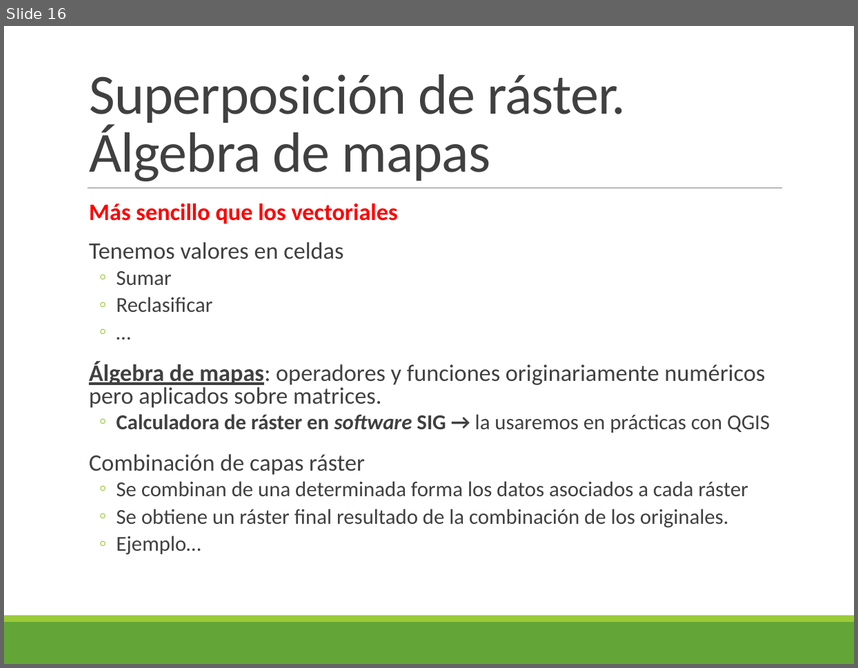
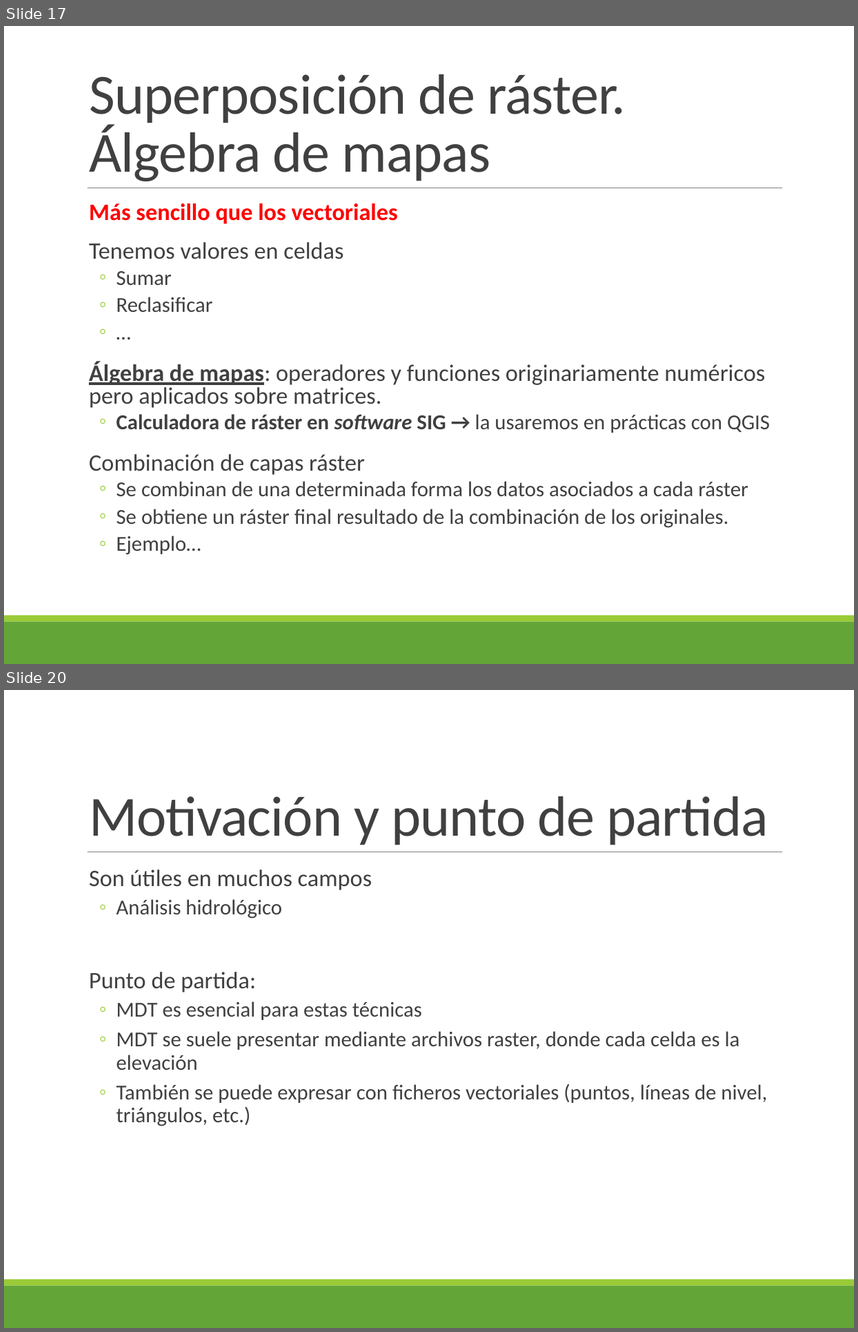
Before and after one commit to alonso-bh/SIG, a slide deck: T5/Tema 5.pptx. Shown one above the other, each under a label of ours: slide 16 before the commit, slides 17 and 20 after it; the slides between them are not shown. The pictures are 858x668 and 858x1332 pixels, drawn with LibreOffice and Linux fonts; fonts in the diff are those of the drawing. Boxes give left, top, right and bottom in pixels: in the first picture for what was removed or moved away, otherwise in the second. Text is boxed around its words. In the diff, an @@ line names an element or a change of style, - is before the commit and + after.

```diff
--- a/T5/Tema 5.pptx
+++ b/T5/Tema 5.pptx
@@ slide 20 added at <box>4,690,854,1328</box>, background #FFFFFF; not listed: 3 template elements that a slide beside it also shows @@
@@ title added at <box>89,796,769,845</box>, 48 pt, text #404040 @@
+Motivación y punto de partida
@@ text added at <box>89,869,767,1126</box>, 18 pt, text #404040 @@
+  Son útiles en muchos campos
+  ◦ Análisis hidrológico
+  Punto de partida:
+  ◦ MDT es esencial para estas técnicas
+  ◦ MDT se suele presentar mediante archivos raster, donde cada celda es la elevación
+  ◦ También se puede expresar con ficheros vectoriales (puntos, líneas de nivel, triángulos, etc.)
@@ what was slide 16 is now slide 17 @@
```
Also in this commit, not shown: 7 slides changed, 20 other slides added, 36 other files.
